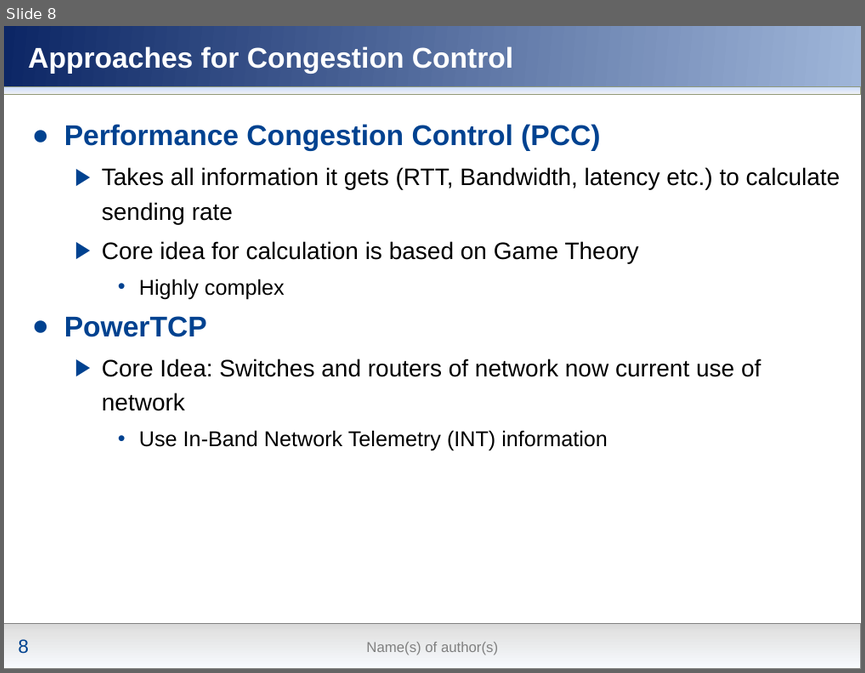
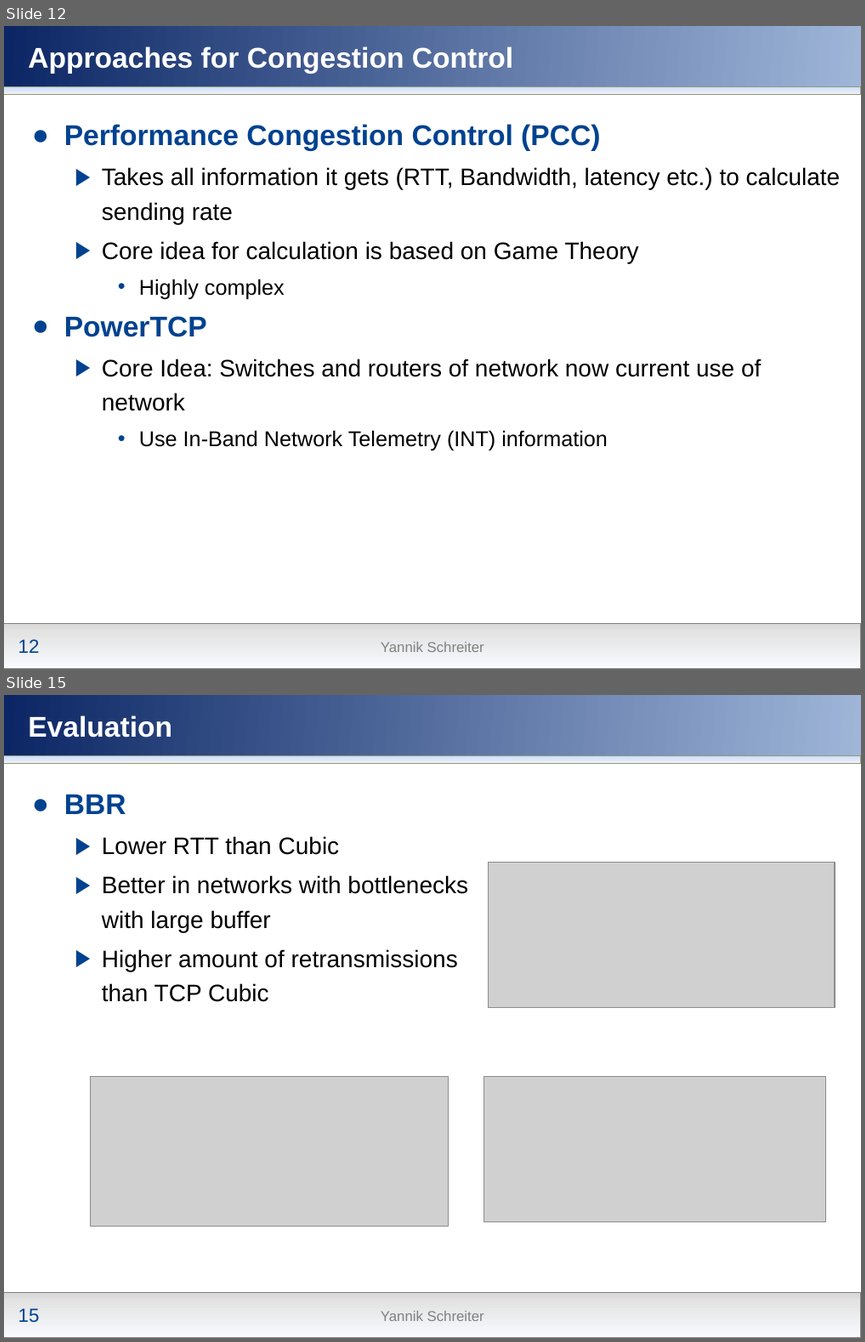
Before and after one commit to nochlachstdu/Seminararbeit, a slide deck: Modern_Congestion_Control.pptx. Shown one above the other, each under a label of ours: slide 8 before the commit, slides 12 and 15 after it; the slides between them are not shown. The pictures are 865x673 and 865x1342 pixels, drawn with LibreOffice and Linux fonts; fonts in the diff are those of the drawing; grey boxes stand for pictures; background and template pictures are left out. Boxes give left, top, right and bottom in pixels: in the first picture for what was removed or moved away, otherwise in the second. Text is boxed around its words. In the diff, an @@ line names an element or a change of style, - is before the commit and + after.

```diff
--- a/Modern_Congestion_Control.pptx
+++ b/Modern_Congestion_Control.pptx
@@ slide 15 added at (4,695,861,1338), background gradient #00418F to #5677C1; not listed: 6 template elements that a slide beside it also shows @@
@@ title added at (28,715,172,737), 24 pt, text #FFFFFF, bold @@
+Evaluation
@@ text added at (64,794,468,1002), 20 pt, text #000000 @@
+● BBR
+  ▶ Lower RTT than Cubic
+  ▶ Better in networks with bottlenecks with large buffer
+  ▶ Higher amount of retransmissions than TCP Cubic
@@ picture added at (488,862,834,1007) @@
@@ picture added at (91,1077,448,1226) @@
@@ picture added at (483,1077,826,1221) @@
@@ what was slide 8 is now slide 12 @@
@@ slide 12 changed as well @@
@@ page number at (18,639,40,652): text changed @@
-8
+12
@@ text at (381,641,484,652): text changed @@
-Name(s) of author(s)
+Yannik Schreiter
```
Also in this commit, not shown: 15 other slides changed, 10 other slides added.
